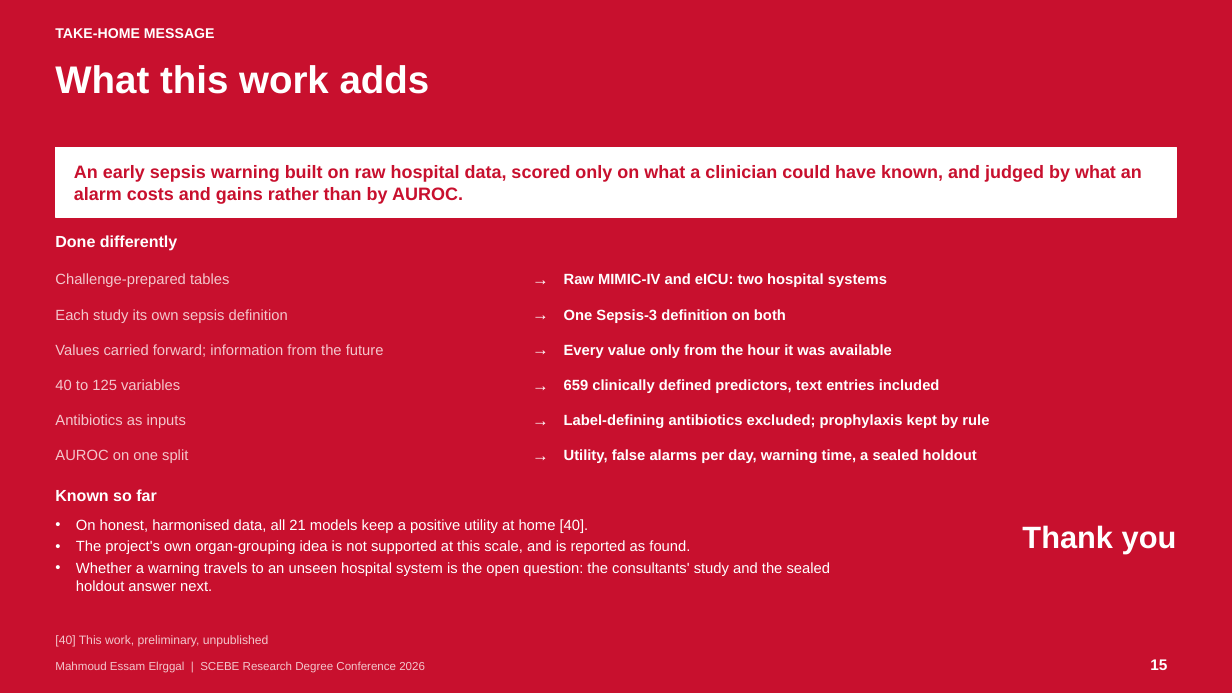
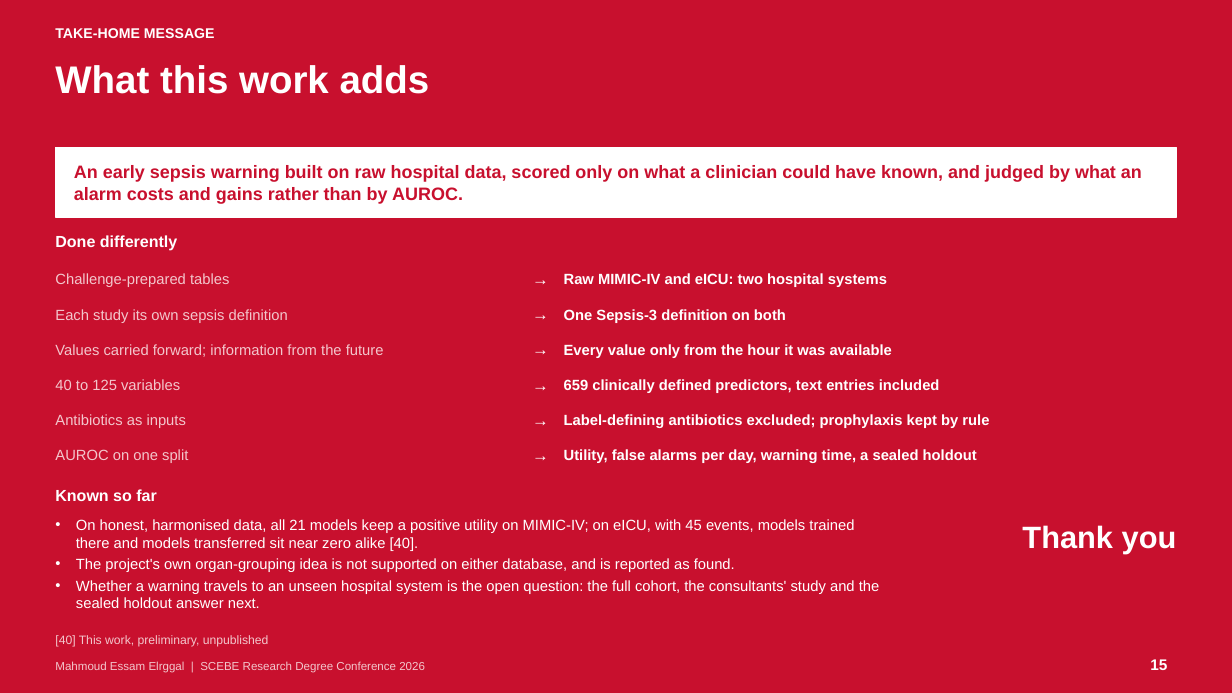
Before and after one commit to mahmoudddj/datasciencecoursera1, a slide deck: slide 15 of dev/presentation/Elrggal_Mahmoud_SCEBE2026.pptx. Drawn at 1232x693 pixels with LibreOffice and Linux fonts; fonts in the diff are those of the drawing. Boxes give left, top, right and bottom in pixels: in the first picture for what was removed or moved away, otherwise in the second. Text is boxed around its words. In the diff, an @@ line names an element or a change of style, - is before the commit and + after.

```diff
--- a/dev/presentation/Elrggal_Mahmoud_SCEBE2026.pptx
+++ b/dev/presentation/Elrggal_Mahmoud_SCEBE2026.pptx
@@ text at box(76, 519, 880, 608): text changed @@
-• On honest, harmonised data, all 21 models keep a positive utility at home [40].
-• The project's own organ-grouping idea is not supported at this scale, and is reported as found.
-• Whether a warning travels to an unseen hospital system is the open question: the consultants' study and the sealed holdout answer next.
+• On honest, harmonised data, all 21 models keep a positive utility on MIMIC-IV; on eICU, with 45 events, models trained there and models transferred sit near zero alike [40].
+• The project's own organ-grouping idea is not supported on either database, and is reported as found.
+• Whether a warning travels to an unseen hospital system is the open question: the full cohort, the consultants' study and the sealed holdout answer next.
```
Also in this commit, not shown: 3 other slides changed, 15 other files.
